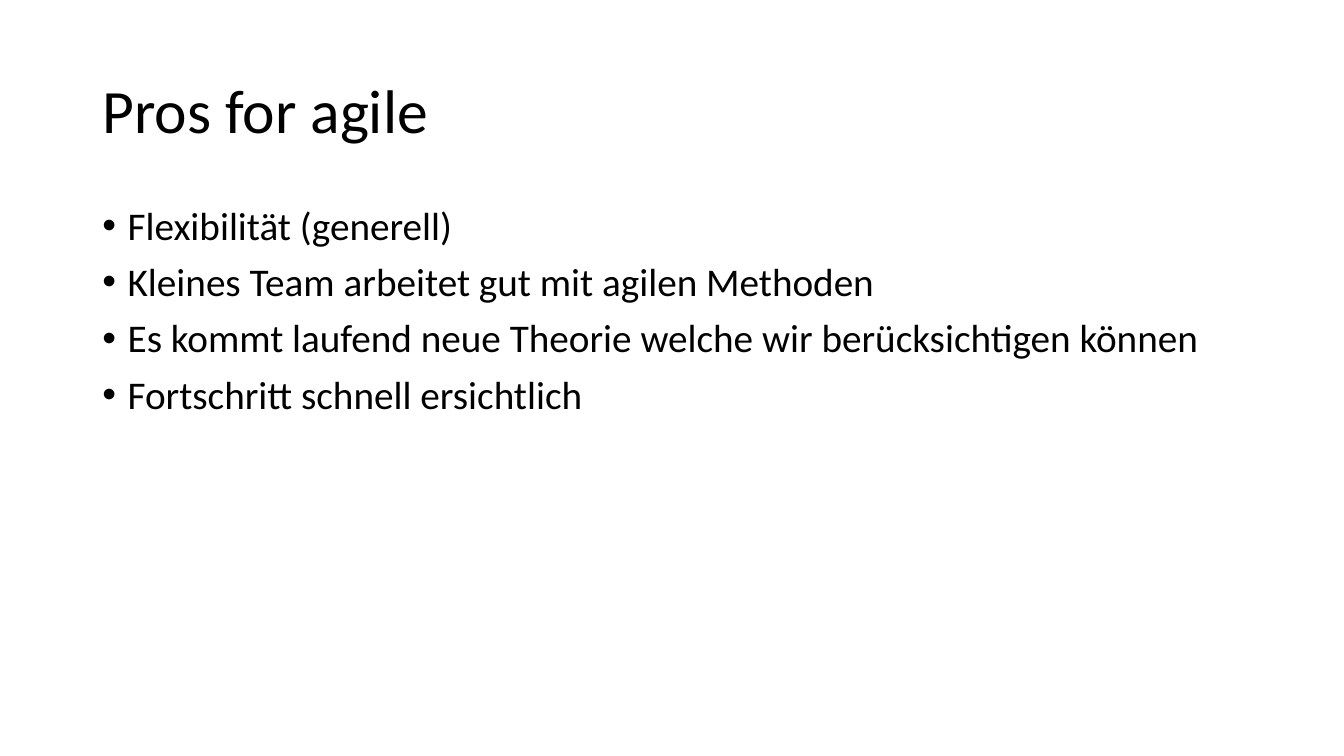
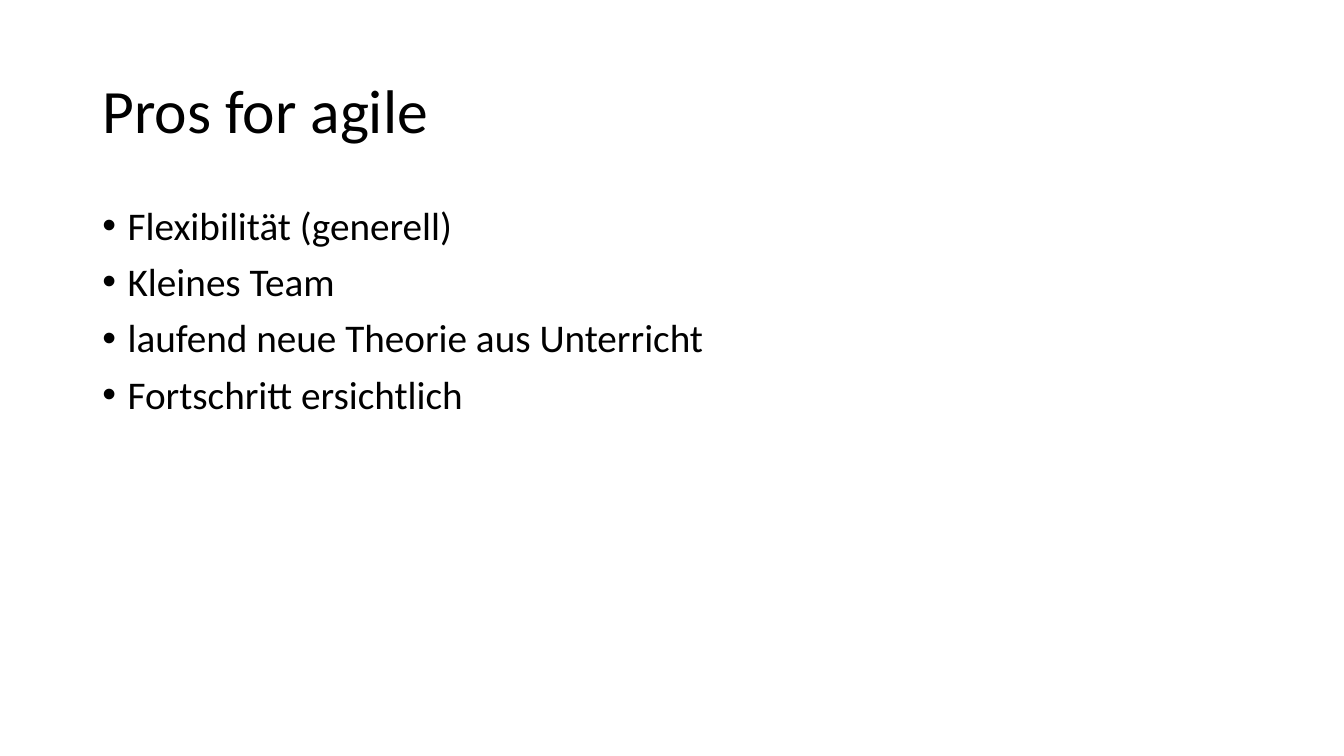
Before and after one commit to schne5/ch.bfh.bti7081.s2016.orange, a slide deck: slide 4 of doc/Task02/Task 2_orange.pptx. Drawn at 1344x756 pixels with LibreOffice and Linux fonts; fonts in the diff are those of the drawing. Boxes give left, top, right and bottom in pixels: in the first picture for what was removed or moved away, otherwise in the second. Text is boxed around its words. In the diff, an @@ line names an element or a change of style, - is before the commit and + after.

```diff
--- a/doc/Task02/Task 2_orange.pptx
+++ b/doc/Task02/Task 2_orange.pptx
@@ text at box(128, 268, 704, 410): text changed @@
-• Kleines Team arbeitet gut mit agilen Methoden
-• Es kommt laufend neue Theorie welche wir berücksichtigen können
-• Fortschritt schnell ersichtlich
+• Kleines Team
+• laufend neue Theorie aus Unterricht
+• Fortschritt ersichtlich
```
Also in this commit, not shown: 8 other slides changed.
